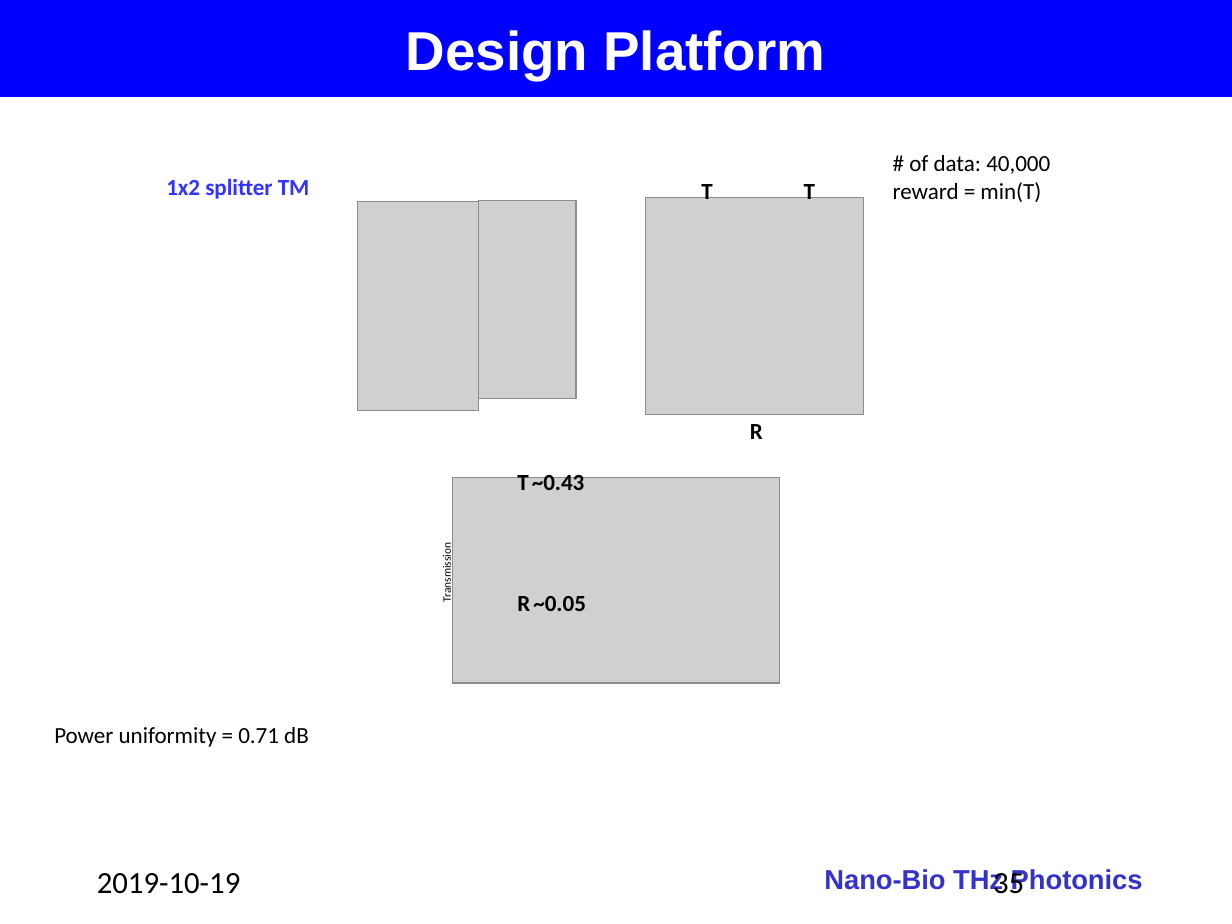
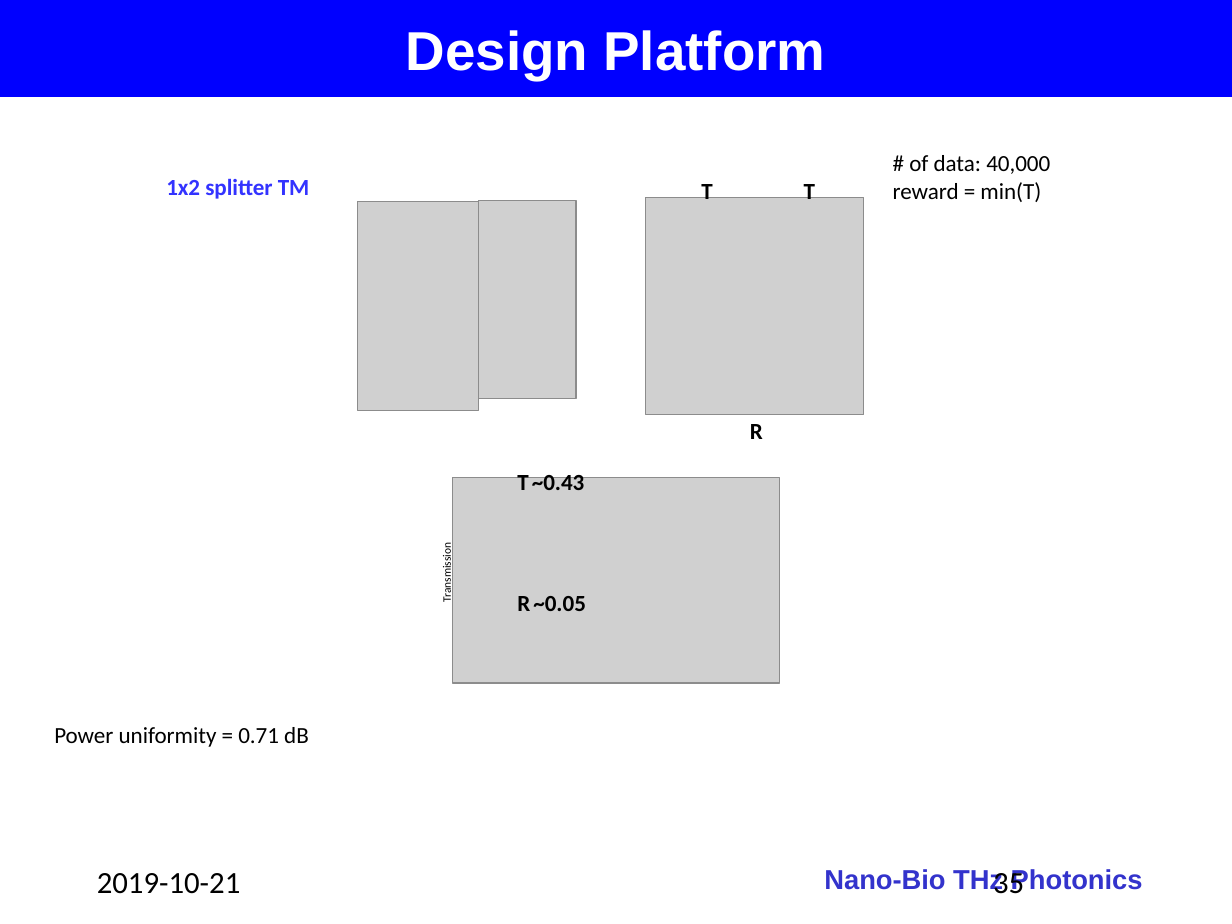
Before and after one commit to jglee96/NBTP_Lab, a slide deck: slide 35 of 개인/석사학위논문/Thesis_Presentation.pptx. Drawn at 1232x924 pixels with LibreOffice and Linux fonts; fonts in the diff are those of the drawing; grey boxes stand for pictures; background and template pictures are left out. Boxes give left, top, right and bottom in pixels: in the first picture for what was removed or moved away, otherwise in the second. Text is boxed around its words. In the diff, an @@ line names an element or a change of style, - is before the commit and + after.

```diff
--- a/개인/석사학위논문/Thesis_Presentation.pptx
+++ b/개인/석사학위논문/Thesis_Presentation.pptx
@@ text at (x1=97, y1=873, x2=241, y2=894): text changed @@
-2019-10-19
+2019-10-21
```
Also in this commit, not shown: 4 other slides changed, 23 other files.
